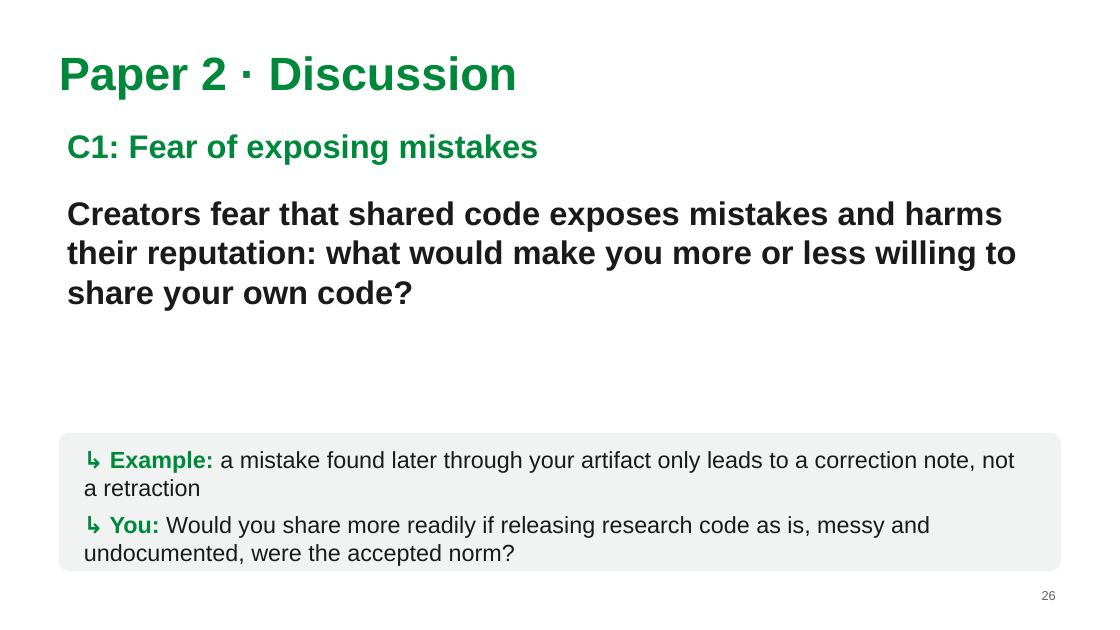
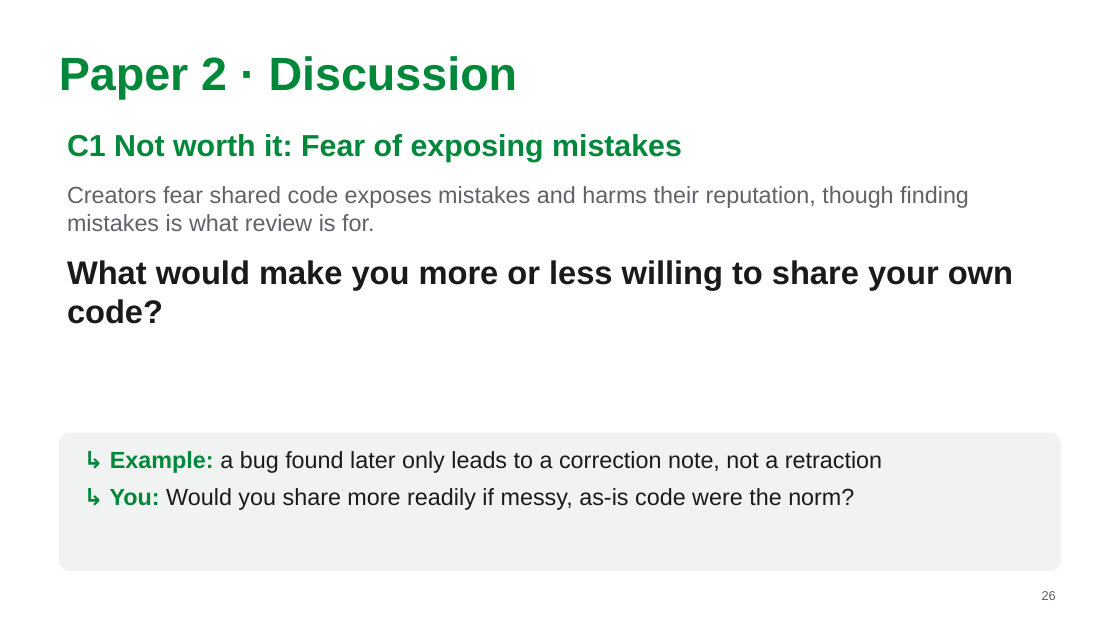
Before and after one commit to MarkAndreDuesing/Reprod_Docs_And_Notes, a slide deck: slide 26 of Vorl_2/slides/lecture2-team-paper2.pptx. Drawn at 1120x630 pixels with LibreOffice and Linux fonts; fonts in the diff are those of the drawing. Boxes give left, top, right and bottom in pixels: in the first picture for what was removed or moved away, otherwise in the second. Text is boxed around its words. In the diff, an @@ line names an element or a change of style, - is before the commit and + after.

```diff
--- a/Vorl_2/slides/lecture2-team-paper2.pptx
+++ b/Vorl_2/slides/lecture2-team-paper2.pptx
@@ text at <box>67,134,682,162</box>: text changed; size 28 to 26 pt @@
-C1: Fear of exposing mistakes
+C1 Not worth it: Fear of exposing mistakes
@@ text added at <box>67,186,969,231</box>, 20 pt, text #5F6368 @@
+Creators fear shared code exposes mistakes and harms their reputation, though finding mistakes is what review is for.
@@ text at <box>67,260,1013,324</box>: text changed @@
-Creators fear that shared code exposes mistakes and harms their reputation: what would make you more or less willing to share your own code?
+What would make you more or less willing to share your own code?
@@ text at <box>110,451,882,510</box>: text changed @@
-↳ Example: a mistake found later through your artifact only leads to a correction note, not a retraction
-↳ You: Would you share more readily if releasing research code as is, messy and undocumented, were the accepted norm?
+↳ Example: a bug found later only leads to a correction note, not a retraction
+↳ You: Would you share more readily if messy, as-is code were the norm?
```
Also in this commit, not shown: 18 other slides changed, 2 other files.
